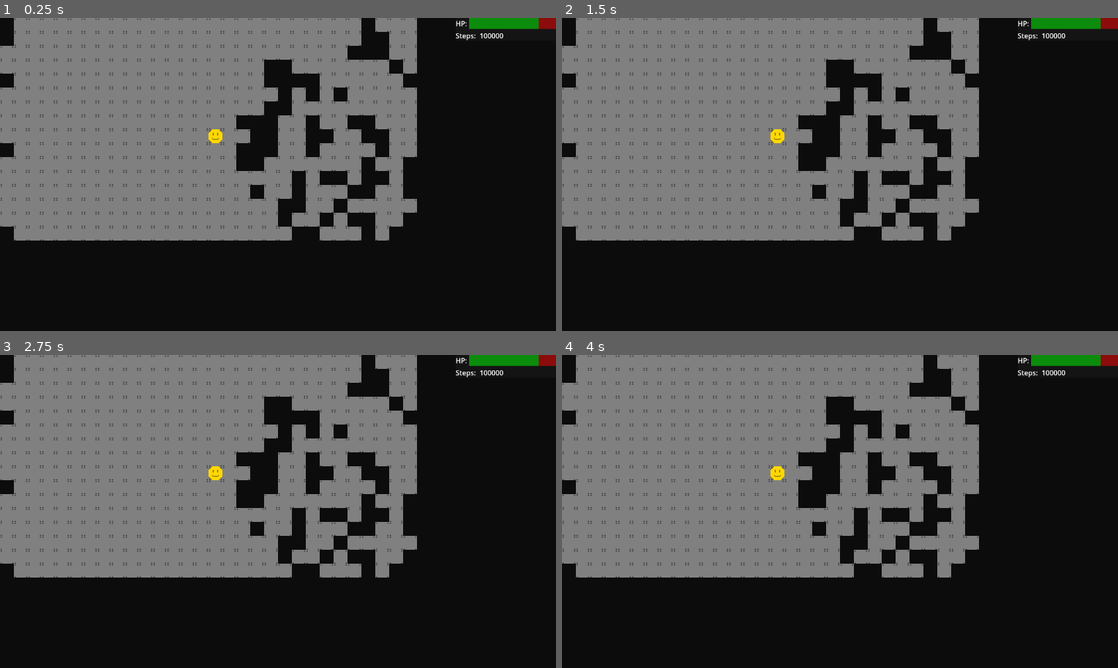
Above: before the commit, frames 1-4 (two rows, left to right).
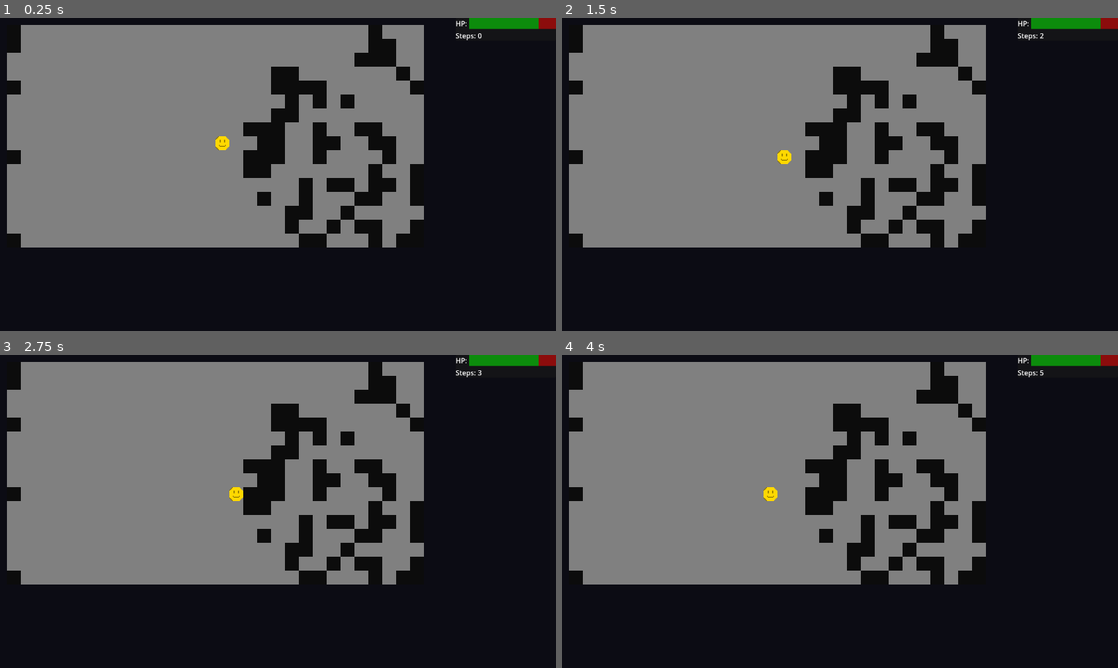
Above: after the commit, the same moments.

Repository: Nopfed/rog
Game: Godot game, scene res://scenes/HUD/HUD.tscn
The game is run twice, just before and just after one commit, with the same random seed, the same clock (stepped at 60 frames per second) and the same inputs.
Inputs:
- Up to frame 1 (0.25 s): no input
- Up to frame 2 (1.5 s): tap Enter at 0.5 s; hold Keypad 6 (right, bound only after the commit) 0.53-1.28 s; tap Space at 1.25 s; hold Keypad 1 (down_left, bound only after the commit) from 1.28 s (still down)
- Up to frame 3 (2.75 s): tap Enter at 2 s; release Keypad 1 (down_left, bound only after the commit) at 2.03 s; hold Keypad 6 (right, bound only after the commit) from 2.03 s (still down)
- Up to frame 4 (4 s): tap Space at 2.75 s; release Keypad 6 (right, bound only after the commit) at 2.78 s; hold Keypad 7 (up_left, bound only after the commit) 2.78-3.53 s; tap Enter at 3.5 s; hold Keypad 1 (down_left, bound only after the commit) from 3.53 s (still down)

The runs differ from the first frame. In frame 1, 12% of the frame differs, in the area x 0-91%, y 0-74%; in frame 2, 12%; in frame 3, 12%; in frame 4, 12%.

Commit message:
Adds some art and diagonal movement

Diff:
--- a/game.tscn
+++ b/game.tscn
@@ -8,7 +8,7 @@
 [sub_resource type="TileSetAtlasSource" id="TileSetAtlasSource_e2o6t"]
 texture = ExtResource("1_80nbo")
 0:0/0 = 0
-0:0/0/physics_layer_0/polygon_0/points = PackedVector2Array(-8, -8, 8, -8, 8, 8, -8, 8)
+0:0/0/physics_layer_0/polygon_0/points = PackedVector2Array(-4, -4, 4, -4, 4, 4, -4, 4)
 0:1/0 = 0
 0:2/0 = 0
 0:3/0 = 0
--- a/global.gd
+++ b/global.gd
@@ -1,7 +1,7 @@
 extends Node
 
 
-var moveCount: int
+var stepCount: int
 
 func initialize():
-	moveCount = 0
+	stepCount = 0
--- a/project.godot
+++ b/project.godot
@@ -29,22 +29,47 @@
 
 up={
 "deadzone": 0.2,
-"events": [Object(InputEventKey,"resource_local_to_scene":fa …(140 unchanged characters)… d":false,"keycode":0,"physical_keycode":87,"key_label":0,"unicode":119,"location":0,"echo":false,"script":null)
+"events": [Object(InputEventKey,"resource_local_to_scene":fa …(140 unchanged characters)… d":false,"keycode":0,"physical_keycode":4194446,"key_label":0,"unicode":56,"location":0,"echo":false,"script":null)
 ]
 }
 down={
 "deadzone": 0.2,
-"events": [Object(InputEventKey,"resource_local_to_scene":fa …(140 unchanged characters)… d":false,"keycode":0,"physical_keycode":83,"key_label":0,"unicode":115,"location":0,"echo":false,"script":null)
+"events": [Object(InputEventKey,"resource_local_to_scene":fa …(140 unchanged characters)… d":false,"keycode":0,"physical_keycode":4194440,"key_label":0,"unicode":50,"location":0,"echo":false,"script":null)
 ]
 }
 left={
 "deadzone": 0.2,
-"events": [Object(InputEventKey,"resource_local_to_scene":fa …(140 unchanged characters)… d":false,"keycode":0,"physical_keycode":65,"key_label":0,"unicode":97,"location":0,"echo":false,"script":null)
+"events": [Object(InputEventKey,"resource_local_to_scene":fa …(140 unchanged characters)… d":false,"keycode":0,"physical_keycode":4194442,"key_label":0,"unicode":52,"location":0,"echo":false,"script":null)
 ]
 }
 right={
 "deadzone": 0.2,
-"events": [Object(InputEventKey,"resource_local_to_scene":fa …(140 unchanged characters)… d":false,"keycode":0,"physical_keycode":68,"key_label":0,"unicode":100,"location":0,"echo":false,"script":null)
+"events": [Object(InputEventKey,"resource_local_to_scene":fa …(140 unchanged characters)… d":false,"keycode":0,"physical_keycode":4194444,"key_label":0,"unicode":54,"location":0,"echo":false,"script":null)
+]
+}
+up_left={
+"deadzone": 0.2,
+"events": [Object(InputEventKey,"resource_local_to_scene":false,"resource_name":"","device":-1,"window_id":0,"alt_pressed":false,"shift_pressed":false,"ctrl_pressed":false,"meta_pressed":false,"pressed":false,"keycode":0,"physical_keycode":4194445,"key_label":0,"unicode":55,"location":0,"echo":false,"script":null)
+]
+}
+up_right={
+"deadzone": 0.2,
+"events": [Object(InputEventKey,"resource_local_to_scene":false,"resource_name":"","device":-1,"window_id":0,"alt_pressed":false,"shift_pressed":false,"ctrl_pressed":false,"meta_pressed":false,"pressed":false,"keycode":0,"physical_keycode":4194447,"key_label":0,"unicode":57,"location":0,"echo":false,"script":null)
+]
+}
+down_left={
+"deadzone": 0.2,
+"events": [Object(InputEventKey,"resource_local_to_scene":false,"resource_name":"","device":-1,"window_id":0,"alt_pressed":false,"shift_pressed":false,"ctrl_pressed":false,"meta_pressed":false,"pressed":false,"keycode":0,"physical_keycode":4194439,"key_label":0,"unicode":49,"location":0,"echo":false,"script":null)
+]
+}
+down_right={
+"deadzone": 0.2,
+"events": [Object(InputEventKey,"resource_local_to_scene":false,"resource_name":"","device":-1,"window_id":0,"alt_pressed":false,"shift_pressed":false,"ctrl_pressed":false,"meta_pressed":false,"pressed":false,"keycode":0,"physical_keycode":4194441,"key_label":0,"unicode":51,"location":0,"echo":false,"script":null)
+]
+}
+wait={
+"deadzone": 0.2,
+"events": [Object(InputEventKey,"resource_local_to_scene":false,"resource_name":"","device":-1,"window_id":0,"alt_pressed":false,"shift_pressed":false,"ctrl_pressed":false,"meta_pressed":false,"pressed":false,"keycode":0,"physical_keycode":4194443,"key_label":0,"unicode":53,"location":0,"echo":false,"script":null)
 ]
 }
 
--- a/scenes/HUD/HUD.tscn
+++ b/scenes/HUD/HUD.tscn
@@ -1,6 +1,7 @@
-[gd_scene load_steps=4 format=3 uid="uid://ctbdd13mp1h5t"]
+[gd_scene load_steps=5 format=3 uid="uid://ctbdd13mp1h5t"]
 
 [ext_resource type="PackedScene" uid="uid://bcu5t6jkfpsvb" path="res://game.tscn" id="1_rr8ot"]
+[ext_resource type="Script" uid="uid://dfem4ym0lhhhq" path="res://scenes/HUD/stats.gd" id="2_o38oh"]
 
 [sub_resource type="StyleBoxFlat" id="StyleBoxFlat_rr8ot"]
 bg_color = Color(0.54901963, 0.047058824, 0.047058824, 1)
@@ -15,11 +16,13 @@
 offset_top = -12.0
 offset_right = 1293.0
 offset_bottom = 737.0
-color = Color(0.047058824, 0.047058824, 0.047058824, 1)
+color = Color(0.047058824, 0.047058824, 0.078431375, 1)
 
 [node name="SubViewportContainer" type="SubViewportContainer" parent="."]
-offset_right = 331.0
-offset_bottom = 214.0
+offset_left = 16.0
+offset_top = 16.0
+offset_right = 976.0
+offset_bottom = 528.0
 
 [node name="SubViewport" type="SubViewport" parent="SubViewportContainer"]
 handle_input_locally = false
@@ -35,6 +38,7 @@
 offset_left = -40.0
 offset_bottom = 40.0
 grow_horizontal = 0
+script = ExtResource("2_o38oh")
 
 [node name="VBoxContainer" type="VBoxContainer" parent="Stats"]
 layout_mode = 2
--- /dev/null
+++ b/scenes/HUD/stats.gd
@@ -0,0 +1,9 @@
+extends PanelContainer
+
+
+func _process(_delta: float) -> void:
+	updateSteps()
+
+
+func updateSteps():
+	$VBoxContainer/Steps/Value.text = str(Global.stepCount)
--- a/scenes/player/player.gd
+++ b/scenes/player/player.gd
@@ -7,19 +7,23 @@
 	'up': Vector2.UP,
 	'down': Vector2.DOWN,
 	'left': Vector2.LEFT,
-	'right': Vector2.RIGHT
+	'right': Vector2.RIGHT,
+	'up_left': Vector2(-1, -1),
+	'up_right': Vector2(1, -1),
+	'down_left': Vector2(-1, 1),
+	'down_right': Vector2(1, 1),
 }
 const HOLD_THRESHOLD = 0.5
 
-var lastMove
-var is_action_held = false
-var hold_timer = 0.0
+#var lastMove
+#var is_action_held = false
+#var hold_timer = 0.0
 
 
 func _input(event):
 	for dir in inputs.keys():
 		if event.is_action_pressed(dir):
-			#is_action_held = true
+			#is_action_held = true747
 			move(dir)
 
 
@@ -33,17 +37,17 @@
 
 
 func move(dir):
-	lastMove = dir
+	#lastMove = dir
 	ray.target_position = inputs[dir] * tileSize
 	ray.force_raycast_update()
 
 	if !ray.is_colliding():
 		position += inputs[dir] * tileSize
-		Global.moveCount += 1
-	else:
-		var collider = ray.get_collider()
-
-		if collider.is_in_group('WALL'):
-			if collider.move(dir):
-				position += inputs[dir] * tileSize
-				Global.moveCount += 1
+		Global.stepCount += 1
+	#else:
+		#var collider = ray.get_collider()
+		#
+		#if collider.is_in_group('WALL'):
+			#if collider.move(dir):
+				#position += inputs[dir] * tileSize
+				#Global.stepCount += 1
Binary file added: chest.png
Not shown, added: chest.png.import
Binary file added: chest_open.png
Not shown, added: chest_open.png.import
Binary file added: rat.png
Not shown, added: rat.png.import
Not shown, added: scenes/HUD/stats.gd.uid
Binary file added: staircase_down.png
Not shown, added: staircase_down.png.import
Binary file added: staircase_up.png
Not shown, added: staircase_up.png.import
Binary file changed: tilemap.png
